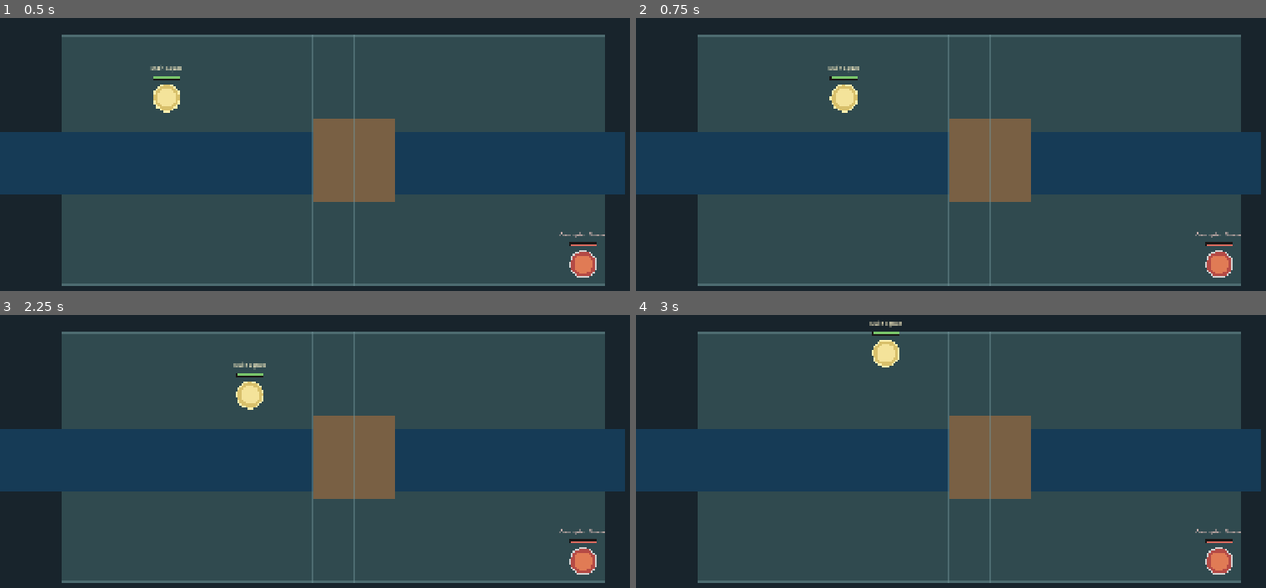
Above: before the commit, frames 1-4 (two rows, left to right).
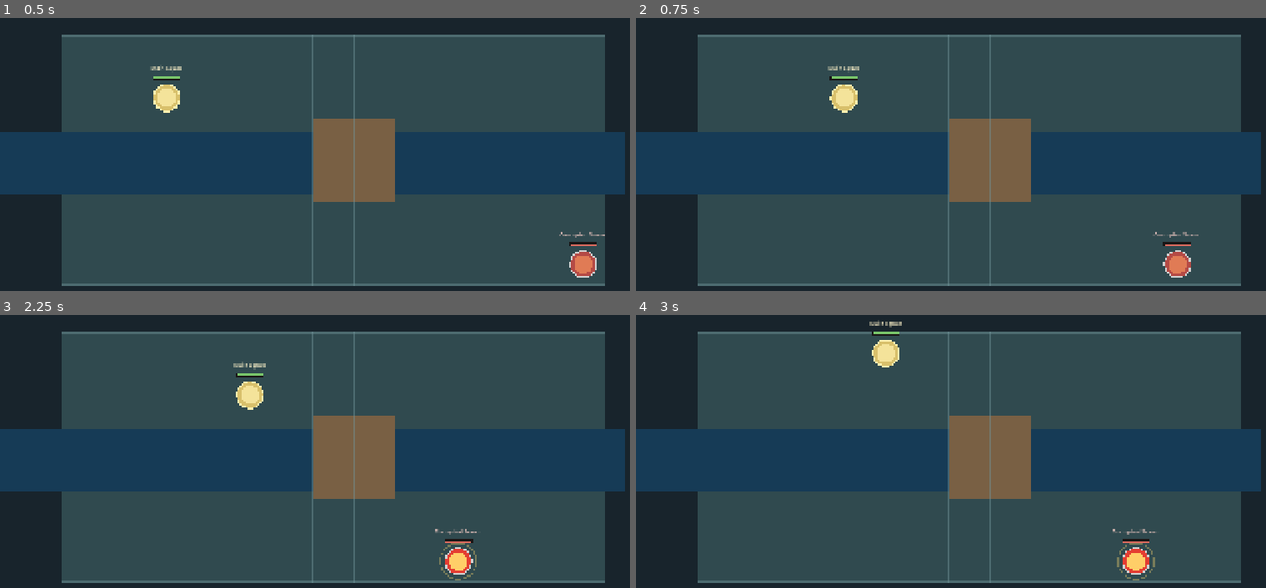
Above: after the commit, the same moments.

Repository: Kradoneem/TacticalRPG-Godot
Game: Godot game, scene res://scenes/core/main.tscn
The game is run twice, just before and just after one commit, with the same random seed, the same clock (stepped at 60 frames per second) and the same inputs.
Inputs:
- Up to frame 1 (0.5 s): no input
- Up to frame 2 (0.75 s): tap Enter (ui_accept) at 0.5 s; hold D (move_right) from 0.53 s (still down); hold E (engage) from 0.53 s (still down)
- Up to frame 3 (2.25 s): tap Enter (ui_accept) at 0.77, 1.25, 1.52, 2 s; release D (move_right) at 1.28 s; release E (engage) at 1.28 s; hold S (move_down) 1.28-2.03 s; tap Keypad Enter at 1.35 s; hold D (move_right) from 2.03 s (still down); tap Space at 2.1 s
- Up to frame 4 (3 s): tap Enter (ui_accept) at 2.75 s; release D (move_right) at 2.78 s; hold W (move_up) from 2.78 s (still down); tap 1 at 2.85 s

Frame 1 is identical in both runs. In frame 2, 0.9% of the frame differs, in the area x 82-97%, y 78-96%; in frame 3, 1.0%, in the area x 69-97%, y 78-98%; in frame 4, 1.0%.

Commit message:
feat: add patrol enemy movement

Diff:
--- a/scripts/systems/tactical_enemy.gd
+++ b/scripts/systems/tactical_enemy.gd
@@ -7,6 +7,11 @@
 
 signal player_detected(enemy_cell: Vector2i)
 signal player_lost
+
+enum AiMode {
+	STATIC,
+	PATROL
+}
 
 var squad: Squad
 var cell: Vector2i
@@ -17,14 +22,21 @@
 var _is_alert: bool = false
 var _is_defeated: bool = false
 
+var ai_mode: AiMode = AiMode.STATIC
+
+var _tactical_grid: TacticalGrid
+var _patrol_route: Array[Vector2i] = []
+var _patrol_index: int = 0
 
 func configure(
+	assigned_grid: TacticalGrid,
 	grid_origin: Vector2,
 	cell_size: float,
 	start_cell: Vector2i,
 	range_in_cells: int,
 	assigned_squad: Squad
 ) -> void:
+	_tactical_grid = assigned_grid
 	_grid_origin = grid_origin
 	_cell_size = cell_size
 	cell = start_cell
@@ -33,6 +45,54 @@
 
 	position = get_cell_center(cell)
 	queue_redraw()
+
+func configure_patrol(route: Array[Vector2i]) -> void:
+	if route.size() < 2:
+		push_warning(
+			"A PATROL enemy requires at least two waypoint cells."
+		)
+		return
+
+	for waypoint: Vector2i in route:
+		if _tactical_grid == null or not _tactical_grid.is_walkable(waypoint):
+			push_warning(
+				"PATROL route contains a blocked or invalid cell: %s."
+				% waypoint
+			)
+			return
+
+	_patrol_route = route
+	_patrol_index = 0
+	ai_mode = AiMode.PATROL
+
+	if cell != _patrol_route[0]:
+		cell = _patrol_route[0]
+		position = get_cell_center(cell)
+
+	queue_redraw()
+
+func get_next_patrol_cell() -> Vector2i:
+	if ai_mode != AiMode.PATROL or _patrol_route.is_empty():
+		return cell
+
+	var next_index := (_patrol_index + 1) % _patrol_route.size()
+	return _patrol_route[next_index]
+
+func advance_patrol() -> bool:
+	if ai_mode != AiMode.PATROL or _patrol_route.is_empty():
+		return false
+
+	var next_cell := get_next_patrol_cell()
+
+	if _tactical_grid == null or not _tactical_grid.is_walkable(next_cell):
+		return false
+
+	_patrol_index = (_patrol_index + 1) % _patrol_route.size()
+	cell = next_cell
+	position = get_cell_center(cell)
+
+	queue_redraw()
+	return true
 
 
 func check_detection(player_cell: Vector2i) -> void:
--- a/scripts/systems/tactical_turn_controller.gd
+++ b/scripts/systems/tactical_turn_controller.gd
@@ -144,9 +144,11 @@
 	if state == State.FREE_EXPLORATION:
 		var moved_in_exploration := player_marker.move_by(direction)
 
-		if moved_in_exploration:
-			_check_for_enemy_notice()
-
+		if not moved_in_exploration:
+			return
+
+		_advance_free_exploration_patrols()
+		_check_for_enemy_notice()
 		return
 
 	if state != State.ALERT_PLAYER_TURN:
@@ -170,6 +172,51 @@
 
 	if remaining_player_movement <= 0:
 		end_player_turn()
+
+func _advance_free_exploration_patrols() -> void:
+	if state != State.FREE_EXPLORATION:
+		return
+
+	for enemy_marker: TacticalEnemy in enemy_markers:
+		if enemy_marker == null or enemy_marker.is_defeated():
+			continue
+
+		if enemy_marker.ai_mode != TacticalEnemy.AiMode.PATROL:
+			continue
+
+		var next_patrol_cell := enemy_marker.get_next_patrol_cell()
+
+		if next_patrol_cell == player_marker.cell:
+			continue
+
+		if _is_enemy_occupying_by_other_enemy(
+			next_patrol_cell,
+			enemy_marker
+		):
+			continue
+
+		if enemy_marker.advance_patrol():
+			print(
+				"%s patrolled to %s."
+				% [enemy_marker.squad.display_name, enemy_marker.cell]
+			)
+
+func _is_enemy_occupying_by_other_enemy(
+	target_cell: Vector2i,
+	excluded_enemy: TacticalEnemy
+) -> bool:
+	for enemy_marker: TacticalEnemy in enemy_markers:
+		if (
+			enemy_marker == null
+			or enemy_marker == excluded_enemy
+			or enemy_marker.is_defeated()
+		):
+			continue
+
+		if enemy_marker.cell == target_cell:
+			return true
+
+	return false
 
 func _on_player_cell_changed(
 	_previous_cell: Vector2i,
@@ -326,23 +373,37 @@
 
 	return false
 
-func _begin_enemy_turn(enemy_marker: TacticalEnemy) -> void:
+func _begin_enemy_turn(active_enemy_marker: TacticalEnemy) -> void:
 	state = State.ALERT_ENEMY_TURNS
 	player_marker.set_input_enabled(false)
 
 	state_changed.emit(state)
-	enemy_turn_started.emit(enemy_marker)
-
-	print(
-		"%s turn — STATIC. Initiative: %d."
-		% [
-			enemy_marker.squad.display_name,
-			enemy_marker.squad.get_alert_initiative()
-		]
-	)
-
-	## PATROL is deliberately added in the next milestone.
-	## STATIC consumes its turn without changing its grid-anchor.
+	enemy_turn_started.emit(active_enemy_marker)
+
+	if active_enemy_marker.ai_mode == TacticalEnemy.AiMode.PATROL:
+		var next_patrol_cell := active_enemy_marker.get_next_patrol_cell()
+
+		if (
+			next_patrol_cell != player_marker.cell
+			and not _is_enemy_occupying_by_other_enemy(
+				next_patrol_cell,
+				active_enemy_marker
+			)
+		):
+			active_enemy_marker.advance_patrol()
+
+		print(
+			"%s turn — PATROL at %s."
+			% [
+				active_enemy_marker.squad.display_name,
+				active_enemy_marker.cell
+			]
+		)
+	else:
+		print(
+			"%s turn — STATIC."
+			% active_enemy_marker.squad.display_name
+		)
+
 	_check_for_enemy_notice()
-
 	_advance_to_next_turn()
--- a/scripts/systems/tacticaltest.gd
+++ b/scripts/systems/tacticaltest.gd
@@ -103,12 +103,22 @@
 	)
 
 	enemy_marker.configure(
+		tactical_grid,
 		GRID_ORIGIN,
 		CELL_SIZE,
 		Vector2i(12, 5),
 		10,
 		test_enemy_squad
 	)
+
+	enemy_marker.configure_patrol([
+		Vector2i(12, 5),
+		Vector2i(11, 5),
+		Vector2i(10, 5),
+		Vector2i(9, 5),
+		Vector2i(10, 5),
+		Vector2i(11, 5)
+	])
 
 	strategy_prompt = StrategyPromptData.new()
 	add_child(strategy_prompt)
